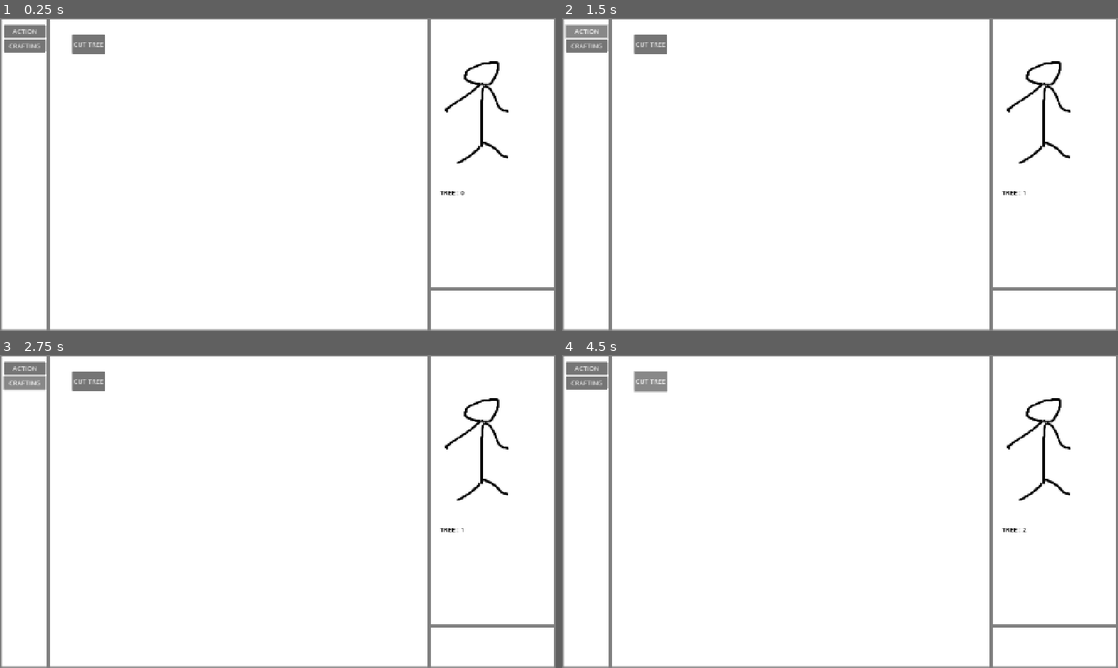
Above: before the commit, frames 1-4 (two rows, left to right).
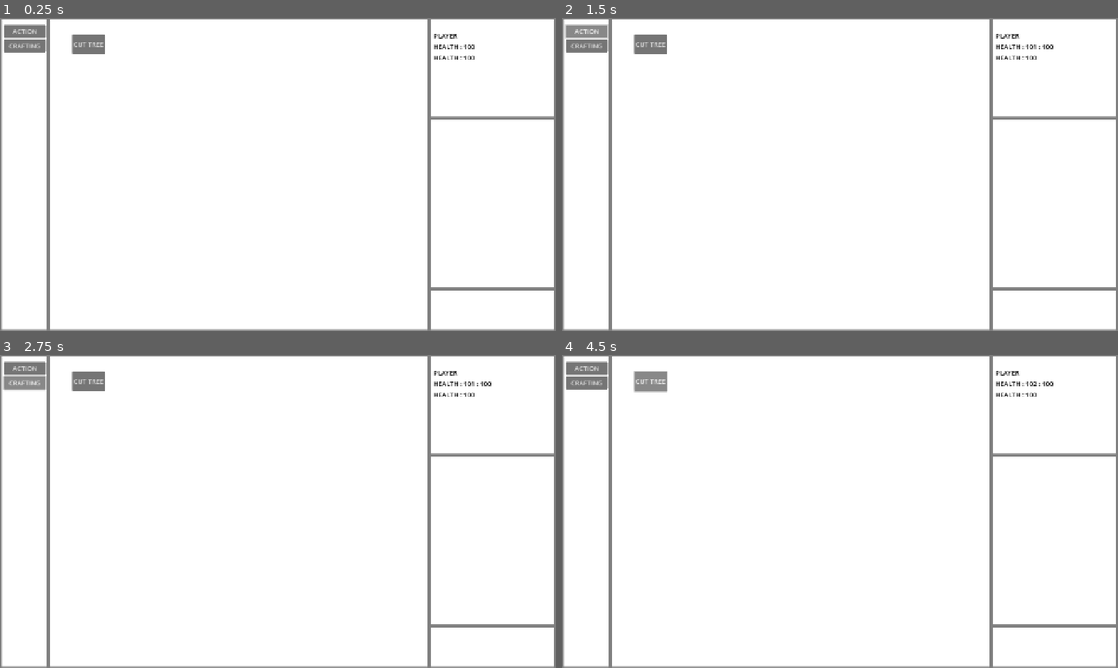
Above: after the commit, the same moments.

Repository: Rellzy27/TextBasedGame
Game: Godot game, scene res://Main.tscn
Two runs of this game, one before a commit and one after it. Both use one fixed random seed, a clock stepped at 60 frames per second and the inputs below.
Inputs:
- Up to frame 1 (0.25 s): no input
- Up to frame 2 (1.5 s): click "CUT TREE" at 0.5 s; click "ACTION" at 1.25 s
- Up to frame 3 (2.75 s): click "CRAFTING" at 2 s
- Up to frame 4 (4.5 s): click "ACTION" at 2.75 s; click "CRAFTING" at 3.5 s; click "CUT TREE" at 4.25 s

The runs differ from the first frame. In frame 1, 1.0% of the frame differs, in the area x 77-100%, y 5-57%; in frame 2, 1.0%; in frame 3, 1.0%; in frame 4, 1.0%.

Commit message:
Adding status bar

Diff:
--- a/Main.tscn
+++ b/Main.tscn
@@ -1,11 +1,13 @@
-[gd_scene load_steps=4 format=3 uid="uid://yf3ovtu5k5bo"]
+[gd_scene load_steps=5 format=3 uid="uid://yf3ovtu5k5bo"]
 
 [ext_resource type="Texture2D" uid="uid://4sxftiunhrwk" path="res://Asset/Menu.png" id="1_glv2v"]
-[ext_resource type="Script" uid="uid://n4mcrb7laevb" path="res://Scripts/Menu/tree.gd" id="2_uu6xs"]
+[ext_resource type="Script" uid="uid://bbaqqlky7bjo0" path="res://Scripts/Main_game/main.gd" id="1_r0du0"]
+[ext_resource type="Script" uid="uid://n4mcrb7laevb" path="res://Scripts/Main_game/Health.gd" id="2_uu6xs"]
 
 [sub_resource type="Theme" id="Theme_r0du0"]
 
 [node name="Main" type="Node"]
+script = ExtResource("1_r0du0")
 
 [node name="Background" type="TextureRect" parent="."]
 anchors_preset = 8
@@ -49,14 +51,29 @@
 layout_mode = 2
 text = "CUT TREE"
 
-[node name="Tree" type="Label" parent="."]
-offset_left = 1080.0
-offset_top = 416.0
-offset_right = 1122.0
-offset_bottom = 439.0
+[node name="Status" type="VBoxContainer" parent="."]
+offset_left = 1064.0
+offset_top = 32.0
+offset_right = 1166.0
+offset_bottom = 82.0
+
+[node name="Player" type="Label" parent="Status"]
+layout_mode = 2
+theme_override_colors/font_color = Color(0, 0, 0, 1)
+text = "PLAYER"
+
+[node name="Health" type="Label" parent="Status"]
+layout_mode = 2
 theme = SubResource("Theme_r0du0")
 theme_override_colors/font_color = Color(0, 0, 0, 1)
-text = "TREE : 0"
+text = "HEALTH : 100"
 script = ExtResource("2_uu6xs")
 
-[connection signal="pressed" from="HBoxContainer/Cut_Tree" to="Tree" method="_on_cut_tree_pressed"]
+[node name="Stamina" type="Label" parent="Status"]
+layout_mode = 2
+theme = SubResource("Theme_r0du0")
+theme_override_colors/font_color = Color(0, 0, 0, 1)
+text = "HEALTH : 100"
+script = ExtResource("2_uu6xs")
+
+[connection signal="pressed" from="HBoxContainer/Cut_Tree" to="Status/Health" method="_on_cut_tree_pressed"]
--- /dev/null
+++ b/Scripts/Main_game/Health.gd
@@ -0,0 +1,5 @@
+extends Label
+
+func _on_cut_tree_pressed() -> void:
+	Main.Health += 1
+	text 	= "HEALTH : %s : 100" % Main.Health
--- /dev/null
+++ b/Scripts/Main_game/main.gd
@@ -0,0 +1,7 @@
+extends Node
+
+var Health = 100
+var Stamina = 250
+var Hunger = 100
+var Thirst = 100
+var Sanity = 100
--- a/Scripts/Menu/tree.gd
+++ /dev/null
@@ -1,7 +0,0 @@
-extends Label
-
-var Tree_Score = 0
-
-func _on_cut_tree_pressed() -> void:
-	Tree_Score += 1
-	text 	= "TREE : %s" % Tree_Score
--- a/project.godot
+++ b/project.godot
@@ -14,6 +14,10 @@
 run/main_scene="res://Main.tscn"
 config/features=PackedStringArray("4.4", "Forward Plus")
 
+[autoload]
+
+Main="*res://Scripts/Main_game/main.gd"
+
 [display]
 
 window/size/viewport_width=1366
Binary file changed: Asset/Menu.png
Renamed: Scripts/Menu/tree.gd.uid -> Scripts/Main_game/Health.gd.uid
Not shown, added: Scripts/Main_game/main.gd.uid
